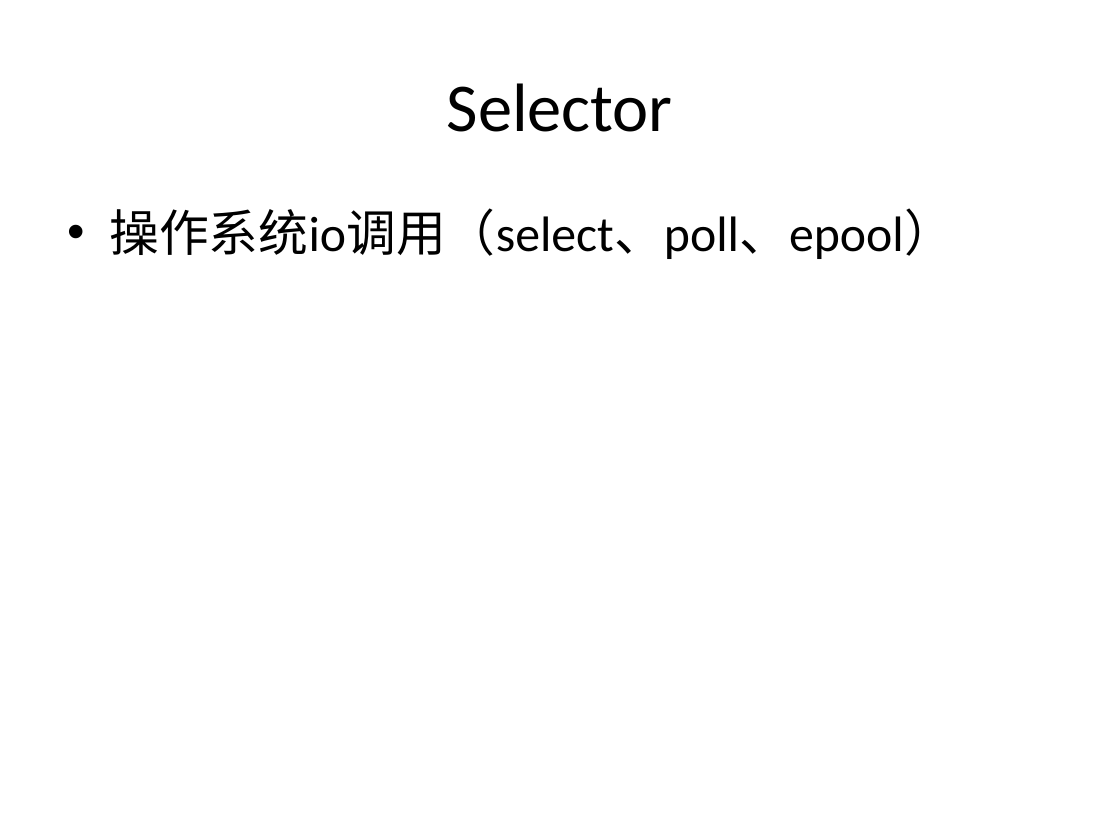
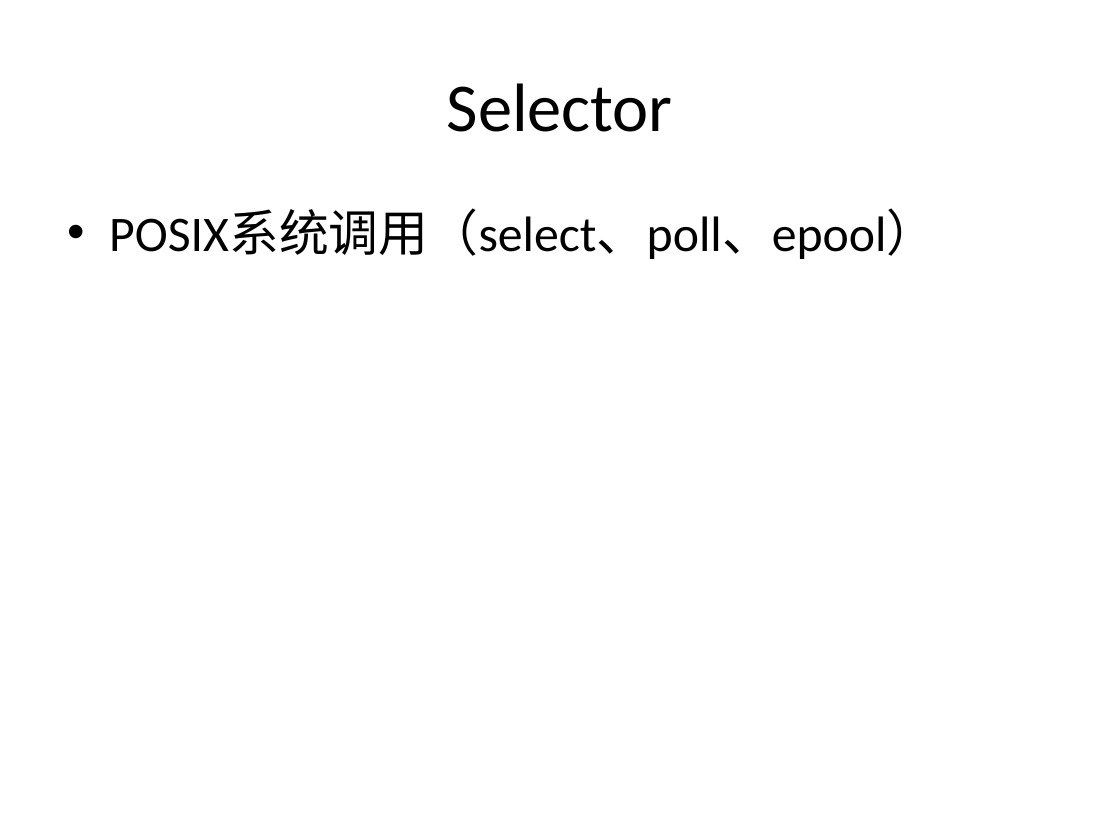
Before and after one commit to guhanjie/Knowledge-sharing, a slide deck: slide 42 of 扒一扒Java IO那些事儿.pptx (slide 40 before the commit). Drawn at 1120x840 pixels with LibreOffice and Linux fonts; fonts in the diff are those of the drawing. Boxes give left, top, right and bottom in pixels: in the first picture for what was removed or moved away, otherwise in the second. Text is boxed around its words. In the diff, an @@ line names an element or a change of style, - is before the commit and + after.

```diff
--- a/扒一扒Java IO那些事儿.pptx
+++ b/扒一扒Java IO那些事儿.pptx
@@ text at [109, 210, 936, 259]: text changed @@
-• 操作系统io调用（select、poll、epool）
+• POSIX系统调用（select、poll、epool）
```
Also in this commit, not shown: 6 other slides changed, 5 slides added.
